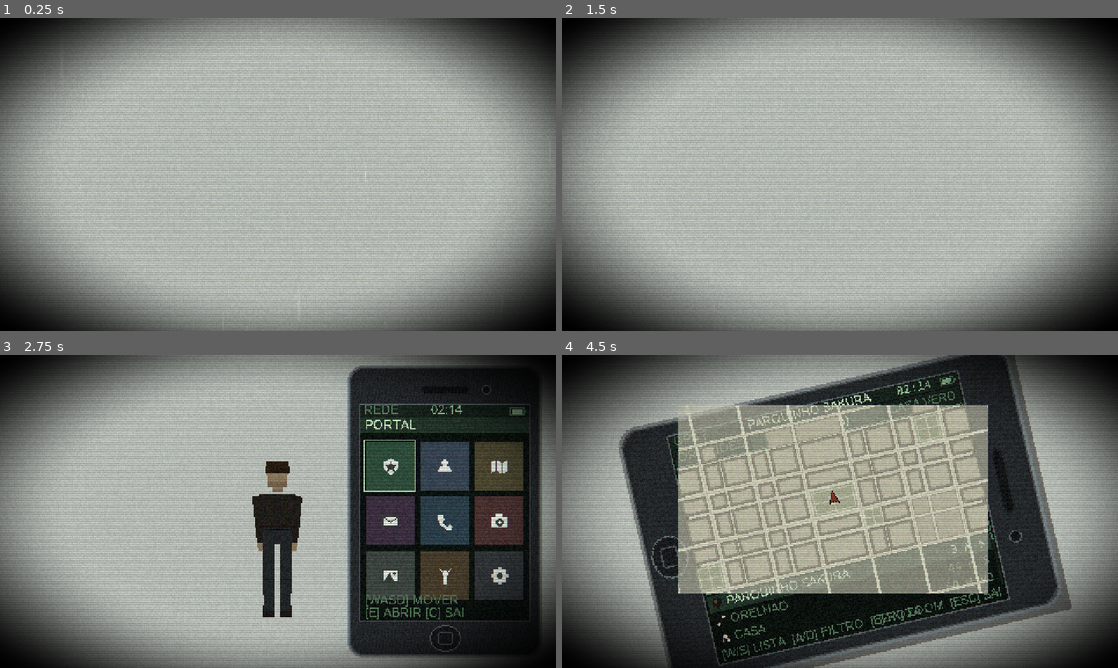
Above: before the commit, frames 1-4 (two rows, left to right).
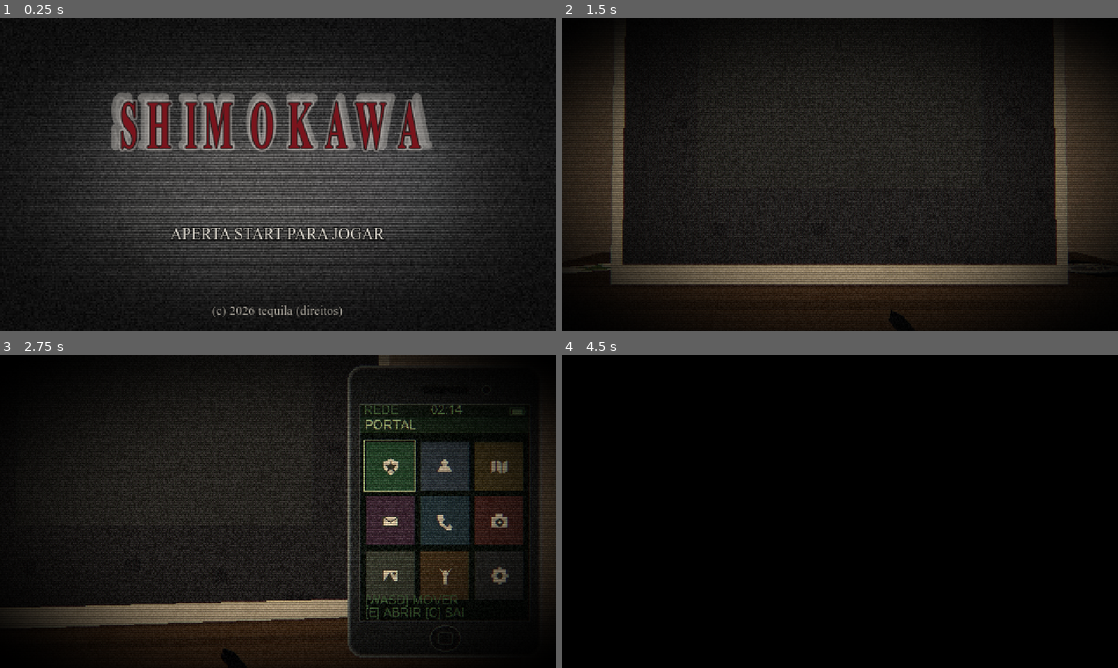
Above: after the commit, the same moments.

Repository: vareIIa/PSX
Game: Godot game, scene res://scenes/test/cidade.tscn
Same seed, same stepped clock (60 frames per second), same inputs: the game is played once before the commit and once after it.
Inputs (mouse positions are in pixels of both pictures, inside the frame that each line leads up to):
- Up to frame 1 (0.25 s): no input
- Up to frame 2 (1.5 s): tap Enter (ui_accept) at 0.5, 0.77 s; move the mouse to (867, 174) at 0.52 s; hold Ctrl (agachar) 0.53-1.28 s; hold W (mover_frente) from 0.53 s (still down); click (867, 174) at 0.67 s; move the mouse to (812, 174) at 1.27 s; tap V (alternar_camera) at 1.35 s
- Up to frame 3 (2.75 s): keep holding W (mover_frente); tap Enter (ui_accept) at 1.52 s; move the mouse to (289, 505) at 2.02 s; hold C (celular) from 2.03 s (still down)
- Up to frame 4 (4.5 s): keep holding W (mover_frente); move the mouse to (834, 517) at 2.77 s; release C (celular) at 2.78 s; tap Shift (correr) at 2.85 s; click (834, 517) at 2.92 s; tap Enter (ui_accept) at 3.02, 3.77 s; move the mouse to (878, 514) at 3.52 s; hold Q (examinar) 3.53-4.28 s; move the mouse to (795, 508) at 4.27 s; tap M (gps) at 4.35 s

The runs differ from the first frame. In frame 1, 95% of the frame differs, in the area x 0-100%, y 0-100%; in frame 2, 97%; in frame 3, 73%; in frame 4, 90%.
Error before the commit: Parse Error: Could not resolve class "Abertura", because of a parser error. (res://src/levels/cidade.gd:820)

Commit message:
fix(cine): unroll pernas FP loop (GDScript type infer parse error)

Diff:
--- a/game/src/levels/abertura.gd
+++ b/game/src/levels/abertura.gd
@@ -757,12 +757,14 @@
 	cam.add_child(_pernas_fp)
 	var calca := Color("3a4555")
 	var bota := Color("0a0806")
-	for s in [-1.0, 1.0]:
-		var x: float = 0.11 * s
-		_caixa_fp(_pernas_fp, Vector3(0.14, 0.12, 0.48), Vector3(x, -0.08, -0.50), calca)
-		_caixa_fp(_pernas_fp, Vector3(0.12, 0.11, 0.40), Vector3(x, -0.14, -0.96), calca)
-		_caixa_fp(_pernas_fp, Vector3(0.13, 0.10, 0.16), Vector3(x, -0.17, -1.24), bota)
-		_caixa_fp(_pernas_fp, Vector3(0.14, 0.07, 0.14), Vector3(x, -0.20, -1.40), bota)
+	_caixa_fp(_pernas_fp, Vector3(0.14, 0.12, 0.48), Vector3(-0.11, -0.08, -0.50), calca)
+	_caixa_fp(_pernas_fp, Vector3(0.12, 0.11, 0.40), Vector3(-0.11, -0.14, -0.96), calca)
+	_caixa_fp(_pernas_fp, Vector3(0.13, 0.10, 0.16), Vector3(-0.11, -0.17, -1.24), bota)
+	_caixa_fp(_pernas_fp, Vector3(0.14, 0.07, 0.14), Vector3(-0.11, -0.20, -1.40), bota)
+	_caixa_fp(_pernas_fp, Vector3(0.14, 0.12, 0.48), Vector3(0.11, -0.08, -0.50), calca)
+	_caixa_fp(_pernas_fp, Vector3(0.12, 0.11, 0.40), Vector3(0.11, -0.14, -0.96), calca)
+	_caixa_fp(_pernas_fp, Vector3(0.13, 0.10, 0.16), Vector3(0.11, -0.17, -1.24), bota)
+	_caixa_fp(_pernas_fp, Vector3(0.14, 0.07, 0.14), Vector3(0.11, -0.20, -1.40), bota)
 
 
 func _plano_da_praca(pose: Dictionary) -> void:
@@ -775,7 +777,7 @@
 	# Camera pelos OSSOS (nao por eixo estimado): cabeca -> meio das canelas.
 	# Foi o que faltava pra calca+bota lerem no terco baixo em vez de cubo solto.
 	# Look-at Cleiton: igreja ~272,-66 (norte). Fallback coreto 272,-48.
-		var alvo_look := Vector3(272.0, 0.0, -58.0)
+	var alvo_look := Vector3(272.0, 0.0, -58.0)
 	var frente_praca := Vector3(alvo_look.x - onde.x, 0.0, alvo_look.z - onde.z)
 	if frente_praca.length_squared() < 0.01:
 		frente_praca = Vector3(0.0, 0.0, -1.0)
@@ -787,7 +789,7 @@
 	var cam_ate := Vector3(onde.x, onde.y + ACORDA_ALTURA.y, onde.z)
 	var olhar_ate := Vector3(onde.x, onde.y + 1.15, onde.z) + frente_praca * ACORDA_OLHAR_LONGE
 
-var t0 := Time.get_ticks_msec()
+	var t0 := Time.get_ticks_msec()
 	Cinema.mover(
 		cam_de, cam_ate,
 		olhar_de, olhar_ate,
